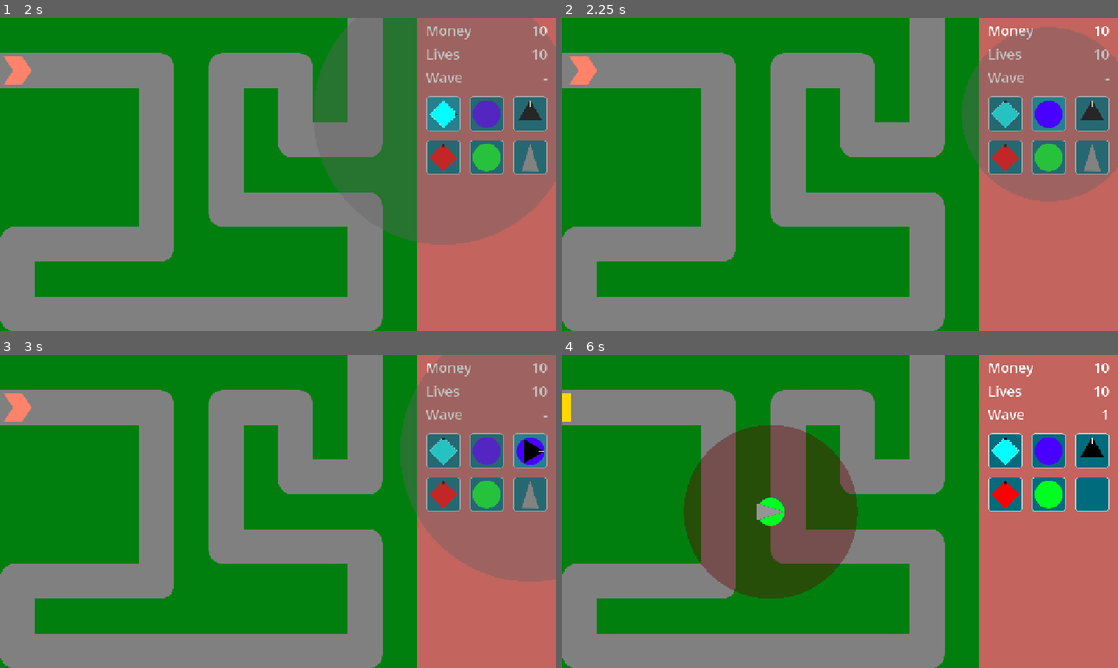
Above: before the commit, frames 1-4 (two rows, left to right).
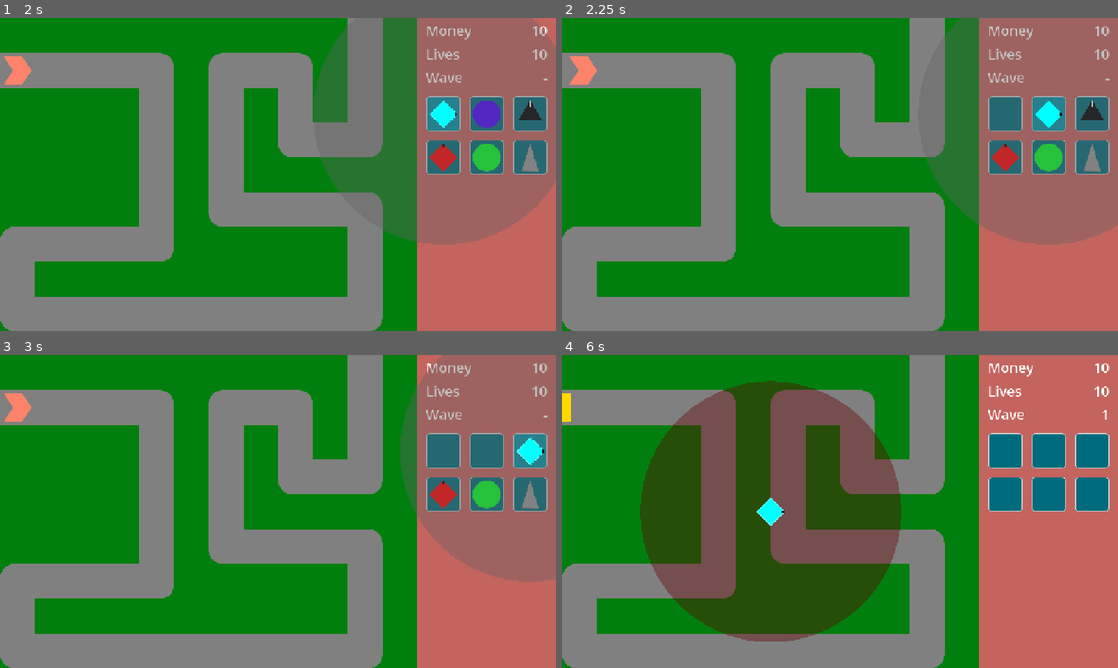
Above: after the commit, the same moments.

Repository: phrasmotica/godot-tower-defence
Game: Godot game, scene res://scenes/game.tscn
The game is run twice, just before and just after one commit, with the same random seed, the same clock (stepped at 60 frames per second) and the same inputs.
Inputs (mouse positions are in pixels of both pictures, inside the frame that each line leads up to):
- Up to frame 1 (2 s): click "Play path 0" at 0.5 s; click (444, 115) at 1.25 s
- Up to frame 2 (2.25 s): click (1051, 115) at 2 s
- Up to frame 3 (3 s): click (528, 452) at 2.75 s
- Up to frame 4 (6 s): click (1006, 492) at 3.5 s; click (1051, 492) at 4.25 s; click (1090, 492) at 5 s; tap Enter (ui_accept) at 5.75 s; move the mouse to (773, 511) at 5.77 s; hold Shift (fast_forward) from 5.78 s (still down); tap . (next_tower) at 5.85 s; click (773, 511) at 5.92 s

Frame 1 is identical in both runs. In frame 2, 9.2% of the frame differs, in the area x 65-100%, y 0-73%; in frame 3, 0.9%; in frame 4, 19%, in the area x 14-98%, y 8-92%.

Commit message:
Move create-tower handler into game UI's enabled state script

Diff:
--- a/scenes/ui/game_ui/game_ui.gd
+++ b/scenes/ui/game_ui/game_ui.gd
@@ -92,6 +92,3 @@
 
 func hide_ui():
 	print("Hiding selected tower UI")
-
-func _on_create_tower_ui_create_tower(tower_scene: PackedScene) -> void:
-	switch_state(State.CREATING_TOWER, GameUIStateData.build().with_tower_scene(tower_scene))
--- a/scenes/ui/game_ui/game_ui.tscn
+++ b/scenes/ui/game_ui/game_ui.tscn
@@ -103,5 +103,3 @@
 libraries = {
 &"": SubResource("AnimationLibrary_fjgy4")
 }
-
-[connection signal="create_tower" from="CreateTowerUI" to="." method="_on_create_tower_ui_create_tower"]
--- a/scenes/ui/game_ui/states/game_ui_state_enabled.gd
+++ b/scenes/ui/game_ui/states/game_ui_state_enabled.gd
@@ -3,6 +3,8 @@
 
 func _enter_tree() -> void:
 	print("Game UI is now enabled")
+
+	_create_tower_ui.create_tower.connect(_on_create_tower)
 
 func _process(_delta: float) -> void:
 	if Input.is_action_just_pressed("ui_cancel"):
@@ -13,3 +15,6 @@
 
 	if Input.is_action_just_pressed("previous_tower"):
 		TowerEvents.emit_previous_tower()
+
+func _on_create_tower(tower_scene: PackedScene) -> void:
+	transition_state(GameUI.State.CREATING_TOWER, GameUIStateData.build().with_tower_scene(tower_scene))
